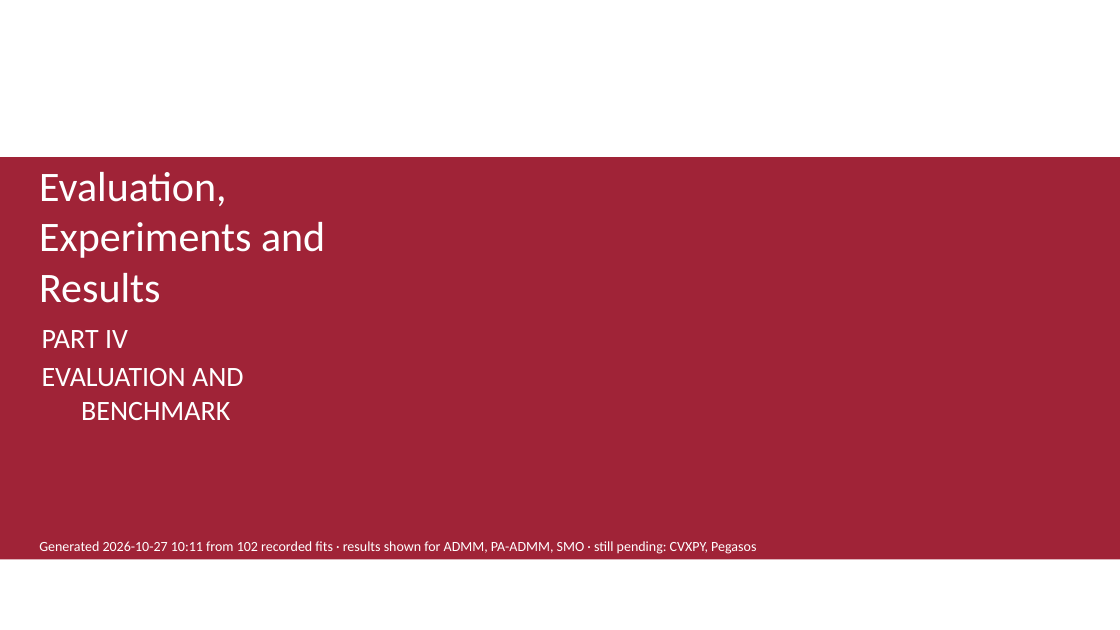
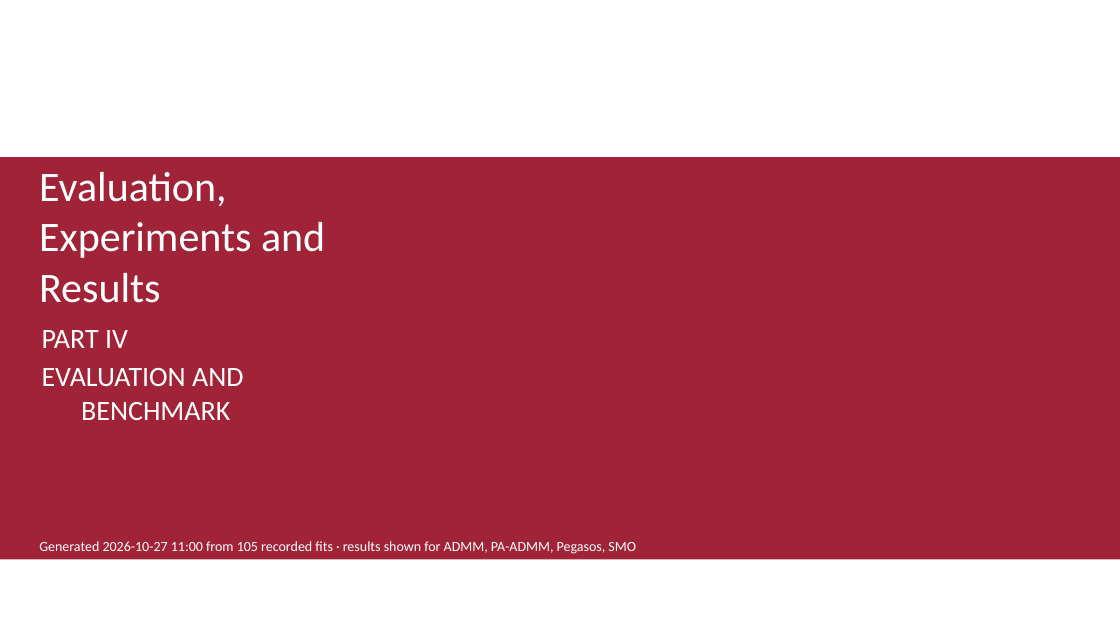
Before and after one commit to xiaoxiaoxiaotao/PolyU-COMP6704-Group4, a slide deck: slide 20 of slides/COMP6704_Group4_PART_IV.pptx. Drawn at 1120x630 pixels with LibreOffice and Linux fonts; fonts in the diff are those of the drawing; background and template pictures are left out. Boxes give left, top, right and bottom in pixels: in the first picture for what was removed or moved away, otherwise in the second. Text is boxed around its words. In the diff, an @@ line names an element or a change of style, - is before the commit and + after.

Commit message:
results: finalize the main ladder and rebuild the PART IV slides

```diff
--- a/slides/COMP6704_Group4_PART_IV.pptx
+++ b/slides/COMP6704_Group4_PART_IV.pptx
@@ text at (39, 541, 636, 554): text changed @@
-Generated 2026-10-27 10:11 from 102 recorded fits · results shown for ADMM, PA-ADMM, SMO · still pending: CVXPY, Pegasos
+Generated 2026-10-27 11:00 from 105 recorded fits · results shown for ADMM, PA-ADMM, Pegasos, SMO
```
Also in this commit, not shown: 3 other slides changed, 45 other files.
